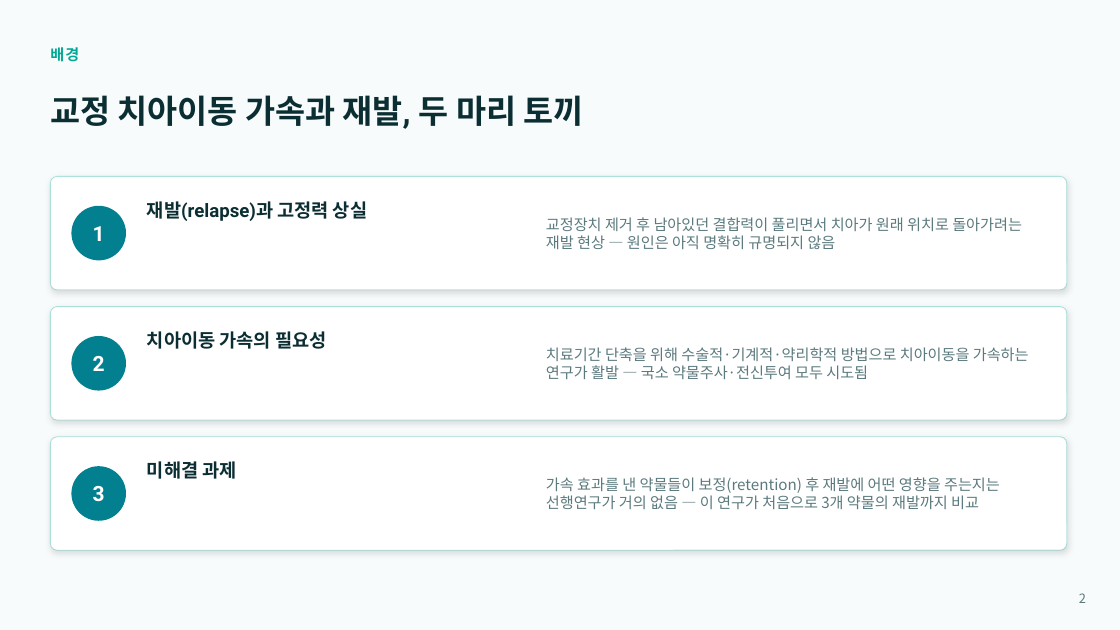
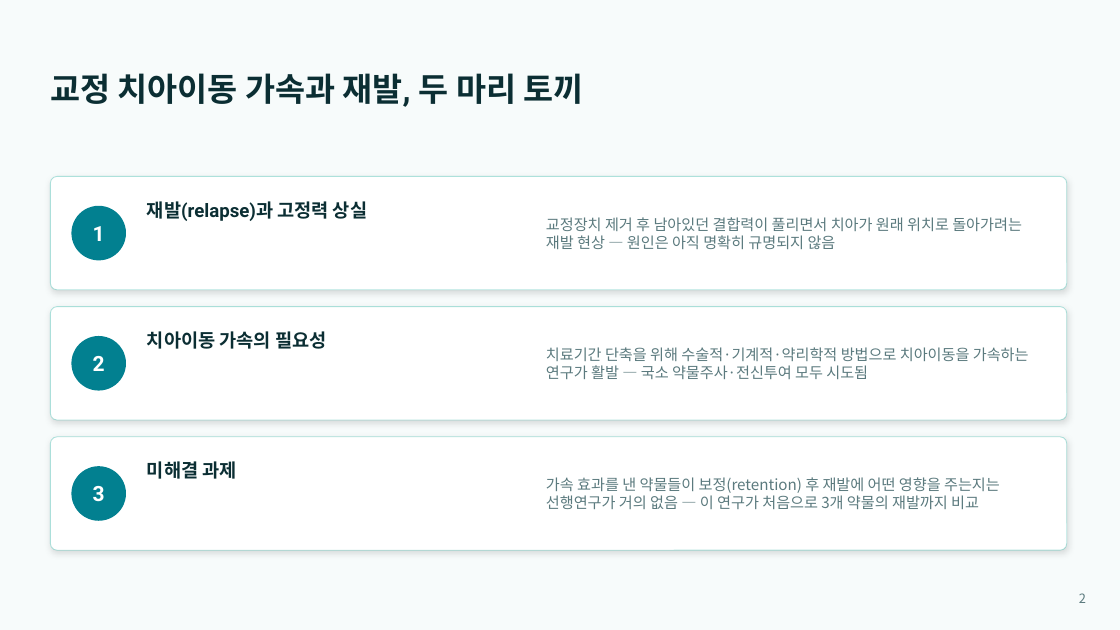
Before and after one commit to yojokem/-, a slide deck: slide 2 of 치과약리학실험2-논문발표/치과약리학실험2_논문발표.pptx. Drawn at 1120x630 pixels with LibreOffice and Linux fonts; fonts in the diff are those of the drawing. Boxes give left, top, right and bottom in pixels: in the first picture for what was removed or moved away, otherwise in the second. Text is boxed around its words. In the diff, an @@ line names an element or a change of style, - is before the commit and + after.

```diff
--- a/치과약리학실험2-논문발표/치과약리학실험2_논문발표.pptx
+++ b/치과약리학실험2-논문발표/치과약리학실험2_논문발표.pptx
@@ text "교정 치아이동 가속과 재발, 두 ...": place and size @@
-text "교정 치아이동 가속과 재발, 두 ..." at <box>50,95,584,129</box>
+text "교정 치아이동 가속과 재발, 두 ..." at <box>50,73,584,107</box>
@@ text removed at <box>50,47,79,62</box> @@
-배경
```
Also in this commit, not shown: 9 other slides changed, 1 other file.
